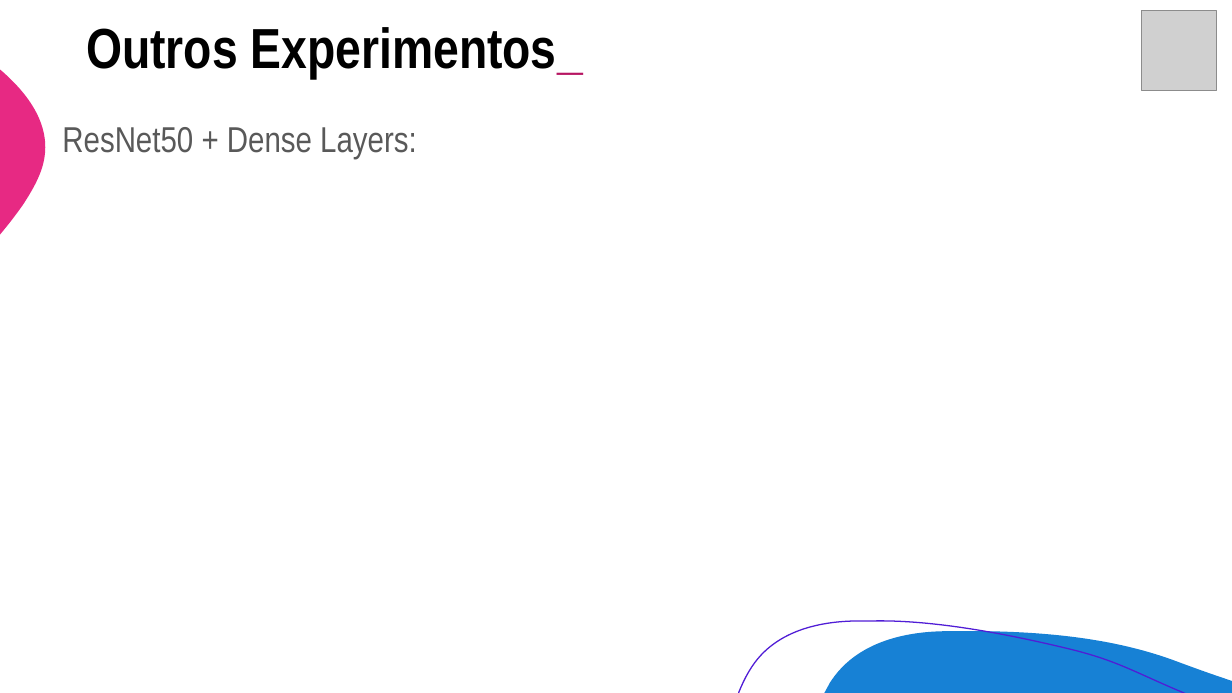
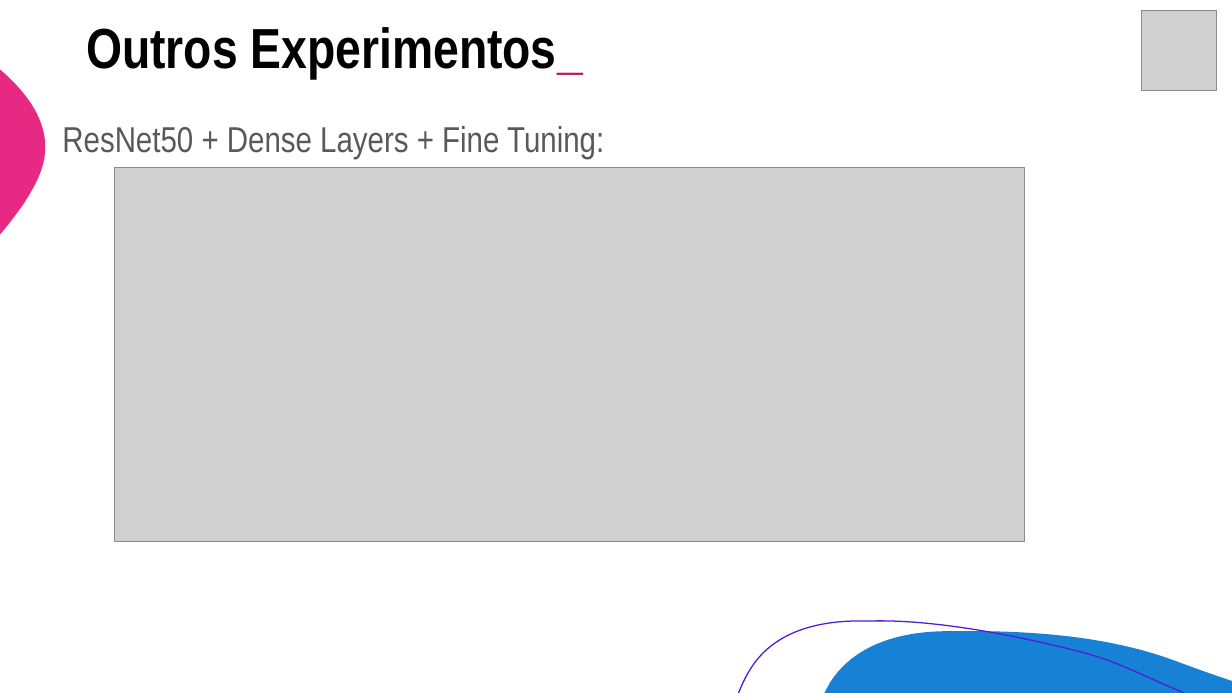
Before and after one commit to mauriciosobrinho/mdc-unicamp-final-project, a slide deck: slide 14 of ppt/Preliminar_Presentation.pptx. Drawn at 1232x693 pixels with LibreOffice and Linux fonts; fonts in the diff are those of the drawing; grey boxes stand for pictures. Boxes give left, top, right and bottom in pixels: in the first picture for what was removed or moved away, otherwise in the second. Text is boxed around its words. In the diff, an @@ line names an element or a change of style, - is before the commit and + after.

```diff
--- a/ppt/Preliminar_Presentation.pptx
+++ b/ppt/Preliminar_Presentation.pptx
@@ text at (x1=62, y1=126, x2=604, y2=159): text changed @@
-ResNet50 + Dense Layers:
+ResNet50 + Dense Layers + Fine Tuning:
@@ picture added at (x1=115, y1=167, x2=1025, y2=542) @@
```
Also in this commit, not shown: 9 other slides changed, 3 slides added, 3 slides removed.
